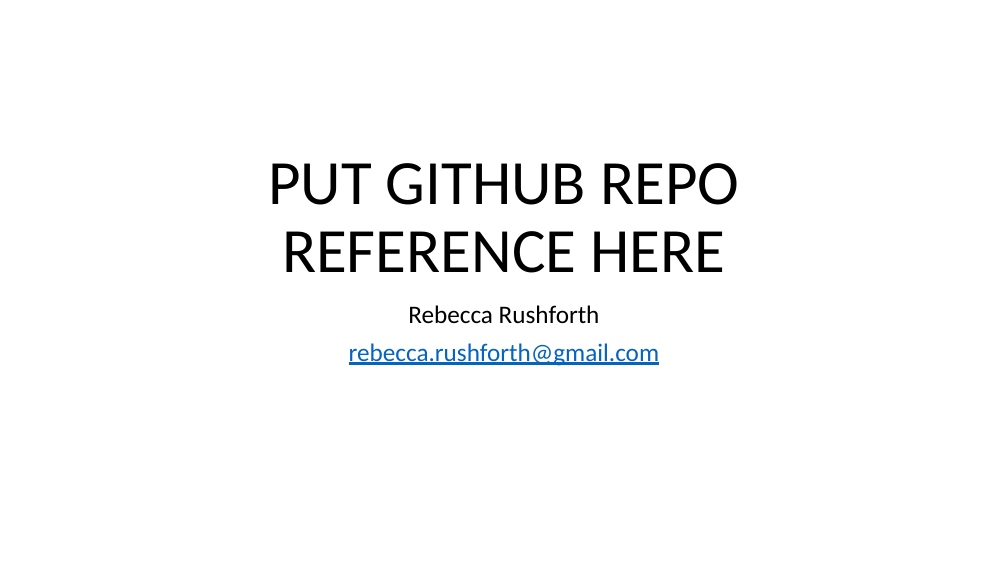
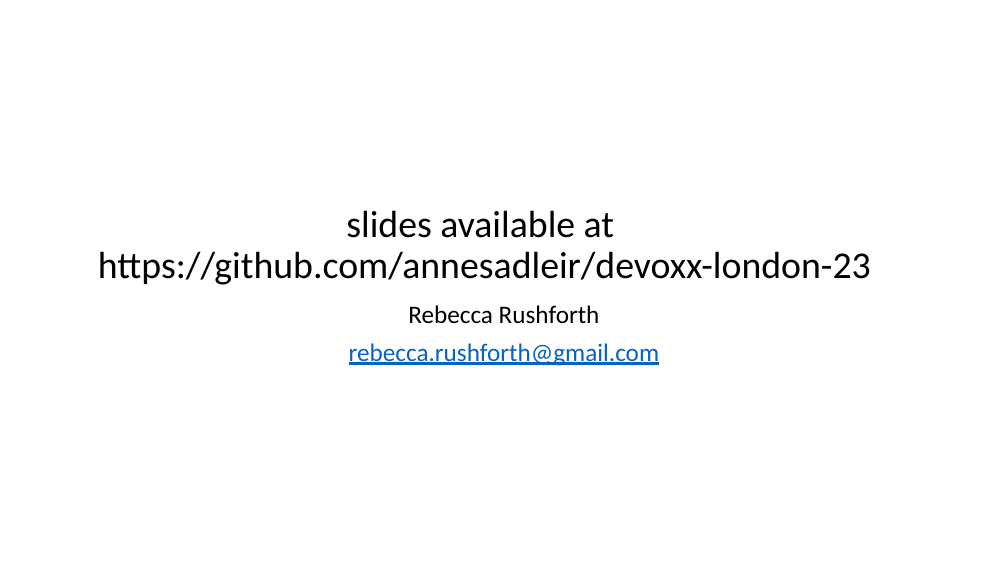
Before and after one commit to annesadleir/devoxx-london-23, a slide deck: slide 15 of FiveYearsOfServerlessJava.pptx. Drawn at 1008x567 pixels with LibreOffice and Linux fonts; fonts in the diff are those of the drawing. Boxes give left, top, right and bottom in pixels: in the first picture for what was removed or moved away, otherwise in the second. Text is boxed around its words. In the diff, an @@ line names an element or a change of style, - is before the commit and + after.

Commit message:
Added github reference

```diff
--- a/FiveYearsOfServerlessJava.pptx
+++ b/FiveYearsOfServerlessJava.pptx
@@ title at bbox=[98, 210, 871, 285]: text changed; size 60 to 36 pt @@
-PUT GITHUB REPO REFERENCE HERE
+slides available at
+https://github.com/annesadleir/devoxx-london-23
```
Also in this commit, not shown: 3 other slides changed.
